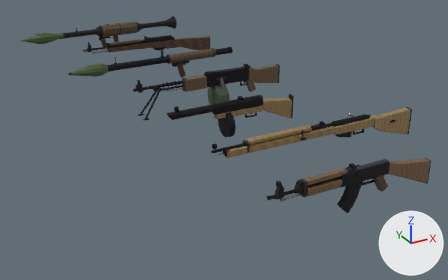
The Blender file assets/nva_vc/weapons_vc.blend as it was, and as the next commit left it.
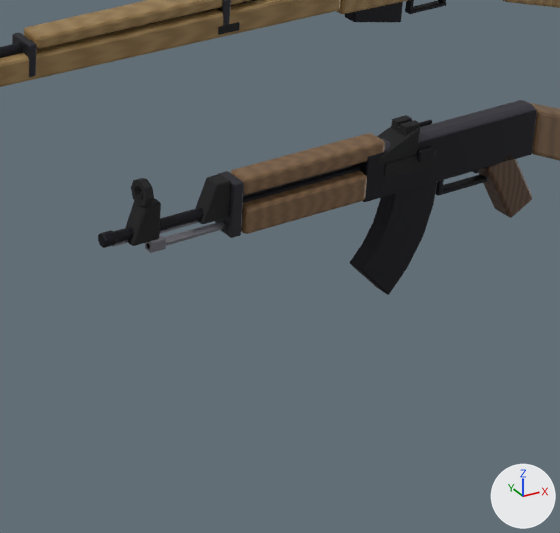
Each version appears first whole from a 50 mm lens placed at (-1.22, -1.837, 1.516), pointed at (0.531, 1.347, -0.076), and next in a close-up on the part from 53% to 88% of the width and 47% to 100% of the height. Every picture has the same lights, and +X, +Y and +Z are marked at lower right. The first two pictures are the older version.

The first close-up shows 'AK47_barrel', 'AK47_dustcover', 'AK47_fsb', 'AK47_gasblock', 'AK47_grip', 'AK47_hg_cap', 'AK47_hg_lower', 'AK47_hg_upper', 'AK47_mag', 'AK47_receiver', 'Mosin_forend', 'Mosin_handguard' and 21 more.
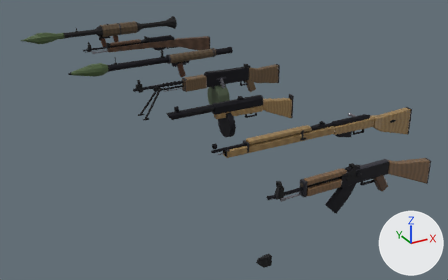
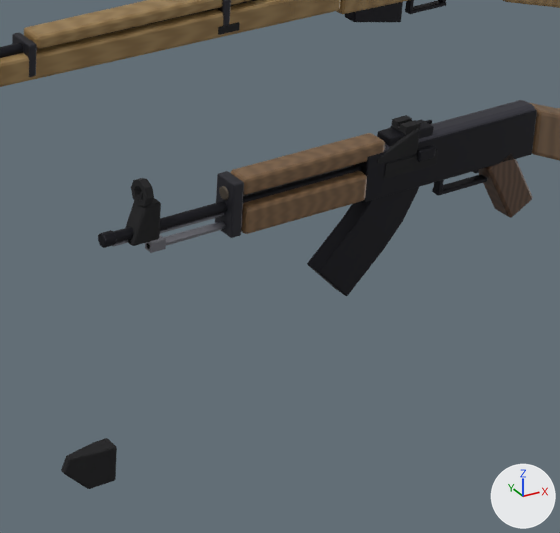
Pixel boxes [x1, y1, x2, y2] of what changed, in the close-ups (560 x 533 px):
'AK47_mag', reshaped: before [350, 181, 438, 295]; after [307, 120, 434, 296]
'AK47_gasblock', reshaped (54% wider): before [195, 174, 231, 224]; after [61, 438, 117, 489]
part 1 of me_ak47_gasblock, deleted (black): before [195, 174, 231, 224]
part 2 of me_ak47_gasblock, added (black): after [61, 438, 117, 489]

Diff of the bpy script that builds the scene:
```diff
--- a/assets/nva_vc/weapons_vc.blend.py
+++ b/assets/nva_vc/weapons_vc.blend.py
@@ mat_bluedsteelvc_004 @@
+mat_bluedsteelvc_004 = principled_material('BluedSteelVC.004')
+mat_bluedsteelvc_004.base_color = (0.0199, 0.0199, 0.0254)  # black #27272c
+mat_bluedsteelvc_004.metallic = 0.85
+mat_bluedsteelvc_004.roughness = 0.55
@@ mat_matteblackvc_003 @@
+mat_matteblackvc_003 = principled_material('MatteBlackVC.003')
+mat_matteblackvc_003.base_color = (0.00902, 0.00902, 0.0104)  # black #18181a
+mat_matteblackvc_003.metallic = 0.1
+mat_matteblackvc_003.roughness = 0.9
@@ me_ak47_gasblock @@
 # used by ob_ak47_gasblock; location = (0.0, 0.0, 0.0)
 # verts and faces of me_ak47_gasblock; kept vertices keep their numbers, new ones are numbered from 8
 # before: 0 (0.12, -0.011, 0.2905), 1 (0.12, 0.011, 0.2905), 2 (0.138, 0.011, 0.3388), 3 (0.138, -0.011, 0.3388), 4 (0.158, -0.011, 0.2905)
 # before: 5 (0.158, 0.011, 0.2905), 6 (0.158, 0.011, 0.3388), 7 (0.158, -0.011, 0.3388)
-me_ak47_gasblock.from_pydata(...)  # 8 vertices, 6 faces; spans x 0.12..0.158, y -0.011..0.011, z 0.2905..0.3388
-me_ak47_gasblock.materials.append(mat_matteblackvc)  # black #18181a
+me_ak47_gasblock.from_pydata(...)  # 12 vertices, 10 faces; spans x -0.0543..0.0145, y -0.011..0.011, z -0.0241..0.0242
+# me_ak47_gasblock part 1
+delete_vertices([*range(0, 8)])  # with the faces that use them
+# me_ak47_gasblock part 2
+# 12 vertices are added at x -0.0543..0.0145, y -0.011..0.011, z -0.0241..0.0242
+# 10 new faces join them
+me_ak47_gasblock.materials.append(mat_matteblackvc_003)  # black #18181a
@@ me_ak47_mag @@
 # used by ob_ak47_mag; location = (0.402, 0.0, 0.271)
-me_ak47_mag.from_pydata(...)  # 20 vertices, 18 faces; spans x -0.042..0.069, y -0.012..0.012, z -0.154..0.0
-me_ak47_mag.materials.append(mat_bluedsteelvc)  # black #27272c
+me_ak47_mag.from_pydata(...)  # 24 vertices, 22 faces; spans x -0.108..0.054, y -0.012..0.012, z -0.137..0.068
+# me_ak47_mag part 3: the whole mesh is rebuilt
+me_ak47_mag.materials.append(mat_bluedsteelvc_004)  # black #27272c
```
